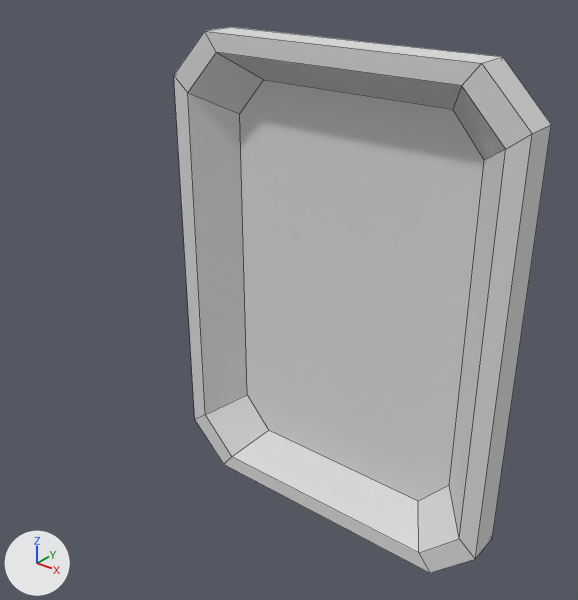
What one commit did to the Blender file blends/Items/Tray/Tray.blend.
Both versions are drawn from a 50 mm lens placed at (0.517, -1.378, 0.719), pointed at (-0.562, -0.03, -0.117). Arrows for +X, +Y and +Z are at lower left; the lights stay in place. Mesh edges are drawn as thin lines.
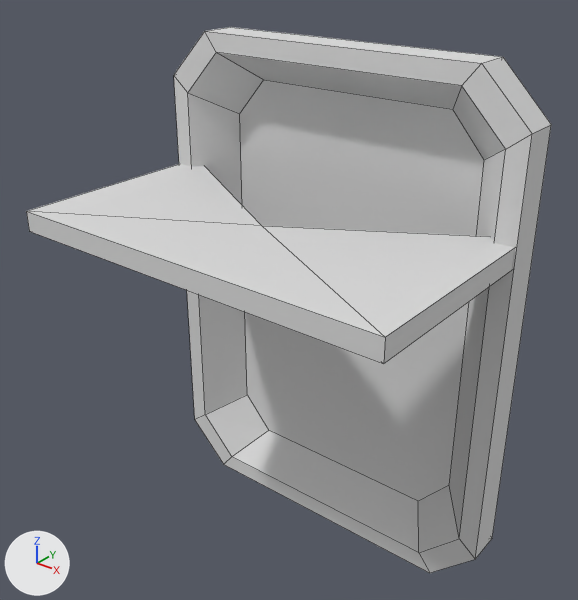
Where the change shows, as pixel boxes [x1, y1, x2, y2] in the pictures (578 x 600 px):
```json
{"object": "Cube", "change": "reshaped", "before": [174, 27, 551, 573], "after": [26, 27, 551, 573], "on screen": "39% wider"}
{"part": 1, "of": "me_cube_001", "change": "added", "after": [26, 164, 515, 364]}
```

The change, as JSON lines over the scene's bpy script:
```json
{"block": "me_cube_001", "where": "# used by ob_cube; location = (0.0, 0.0, 0.0)"}
{"op": "remove", "block": "me_cube_001", "code": "me_cube_001.from_pydata(...)  # 40 vertices, 34 faces; spans x -1.05..-0.07, y 0.1..0.23, z -0.855..0.455"}
{"op": "add", "block": "me_cube_001", "code": "me_cube_001.from_pydata(...)  # 50 vertices, 45 faces; spans x -1.05..-0.07, y -0.39..0.23, z -0.855..0.455"}
{"block": "me_cube_001", "change": "me_cube_001 part 1"}
{"block": "me_cube_001", "change": "5 vertices are added at (-1.045, 0.166, 0.05), (-0.56, -0.127, 0.05), (-1.045, -0.39, 0.05), (-0.075, -0.39, 0.05), (-0.075, 0.166, 0.05)"}
{"block": "me_cube_001", "change": "5 new vertices lie (0.0, 0.0, 0.05) away from vertices in x -1.045..-0.075, y -0.39..0.166, z 0.05"}
{"block": "me_cube_001", "change": "11 new faces join them"}
```
